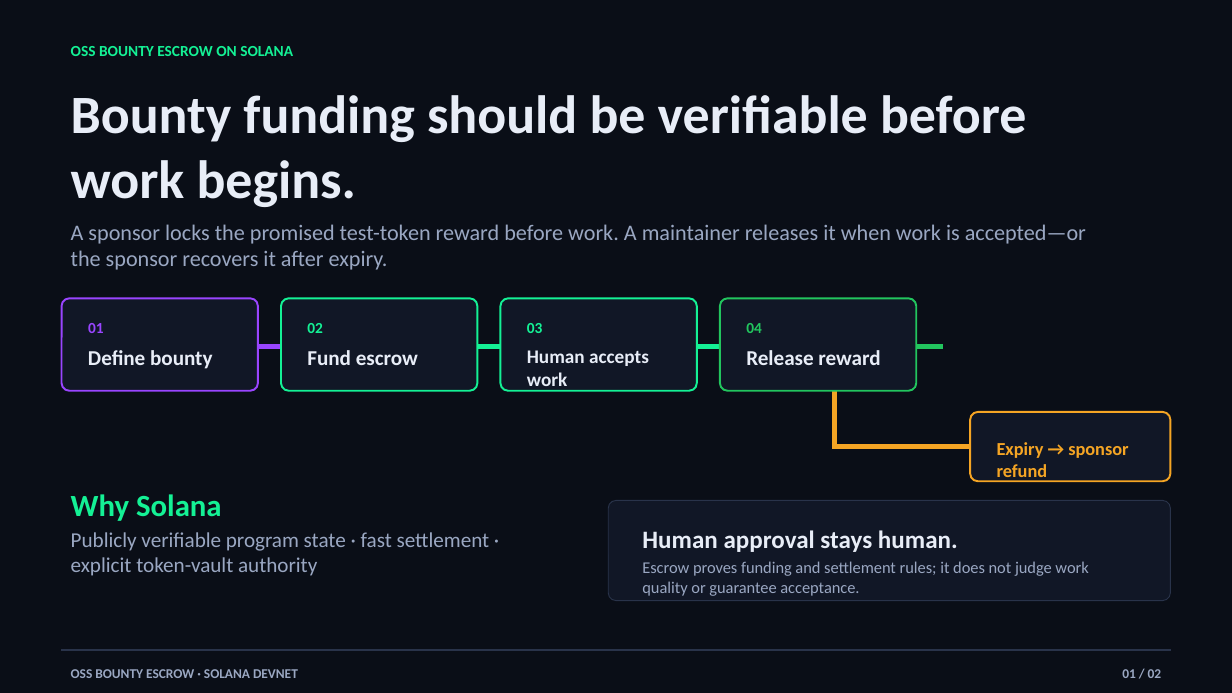
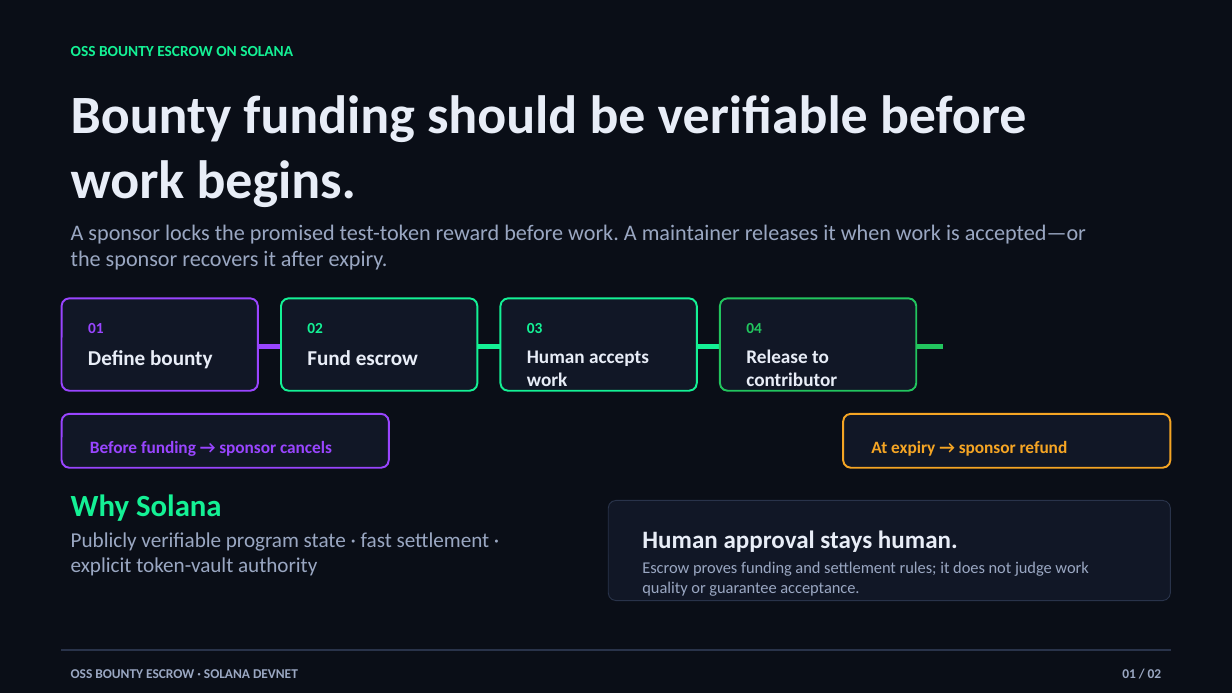
Before and after one commit to prettyboyvic/oss-bounty-solana-escrow, a slide deck: slide 1 of submission/oss-bounty-escrow-pitch-deck.pptx. Drawn at 1232x693 pixels with LibreOffice and Linux fonts; fonts in the diff are those of the drawing. Boxes give left, top, right and bottom in pixels: in the first picture for what was removed or moved away, otherwise in the second. Text is boxed around its words. In the diff, an @@ line names an element or a change of style, - is before the commit and + after.

```diff
--- a/submission/oss-bounty-escrow-pitch-deck.pptx
+++ b/submission/oss-bounty-escrow-pitch-deck.pptx
@@ text at [746, 349, 837, 391]: text changed; size 16.5 to 15 pt @@
-Release reward
+Release to contributor
@@ rectangle removed at [833, 385, 836, 449] @@
@@ rounded rectangle added at [62, 414, 389, 468], fill #111726, outline #9945FF 1.5 pt @@
@@ rounded rectangle: place and size @@
-rounded rectangle at [970, 412, 1171, 482]
+rounded rectangle at [843, 414, 1170, 468]
@@ rounded rectangle at [843, 414, 1170, 468]: proportions changed @@
@@ text added at [90, 441, 332, 456], 13.5 pt, text #9945FF, bold @@
+Before funding → sponsor cancels
@@ rectangle removed at [833, 445, 971, 448] @@
@@ text at [871, 441, 1068, 456]: text changed; size 14.2 to 13.5 pt @@
-Expiry → sponsor refund
+At expiry → sponsor refund
```
Also in this commit, not shown: 1 other slide changed, 2 other files.
